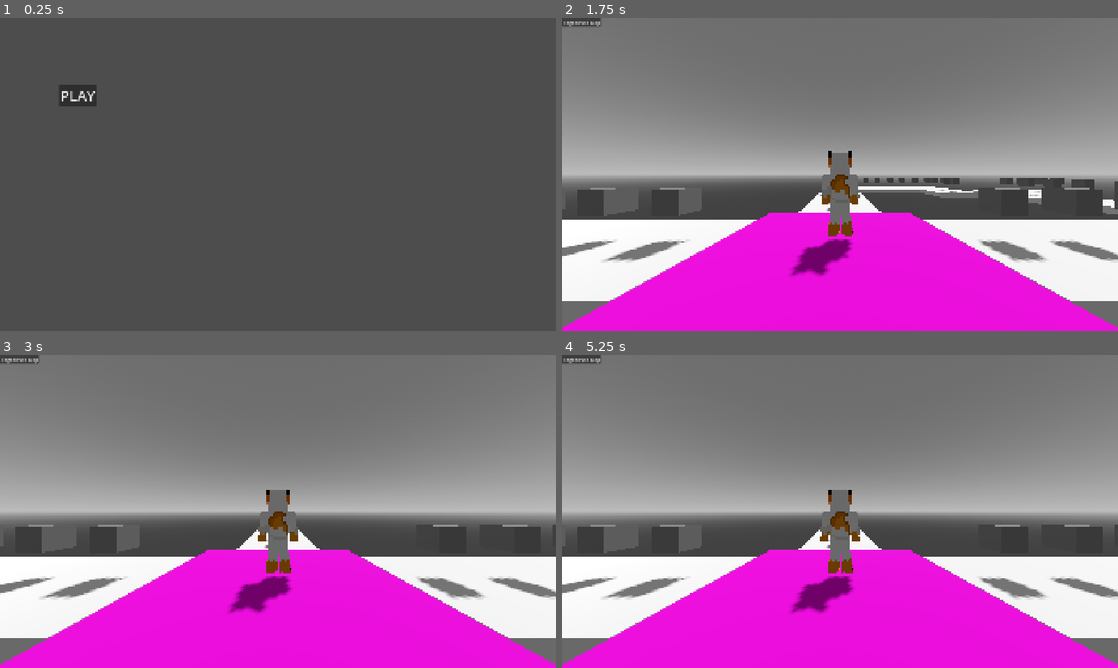
Above: before the commit, frames 1-4 (two rows, left to right).
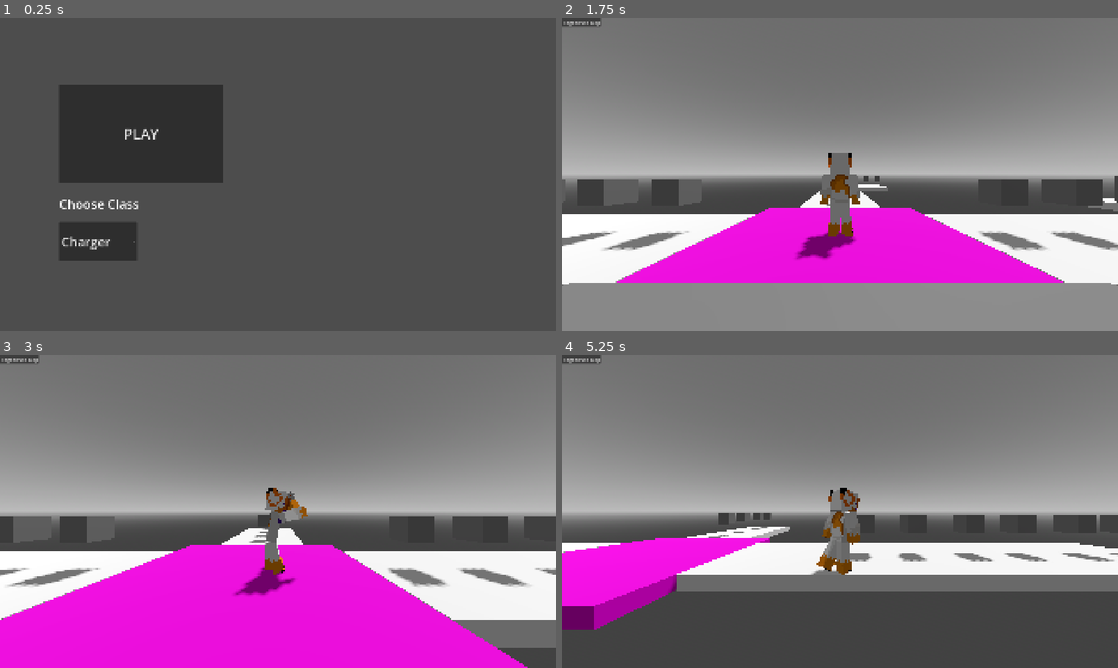
Above: after the commit, the same moments.

Repository: RayTK09/NullscapeFadingWorld
Game: Godot game, scene res://scenes/menu.tscn
Two runs of this game, one before a commit and one after it. Both use one fixed random seed, a clock stepped at 60 frames per second and the inputs below.
Inputs (mouse positions are in pixels of both pictures, inside the frame that each line leads up to):
- Up to frame 1 (0.25 s): no input
- Up to frame 2 (1.75 s): click (662, 240) at 0.5 s, where only the run after the commit has a clickable "Charger"; click "PLAY" at 1.25 s
- Up to frame 3 (3 s): click "Regenerate Map" at 2 s; tap Enter at 2.75 s; move the mouse to (400, 495) at 2.77 s; hold D (Right) from 2.78 s (still down); hold E (Ability) from 2.78 s (still down); click (400, 495) at 2.92 s
- Up to frame 4 (5.25 s): tap Space (Jump) at 3.02, 3.05, 3.32, 3.6, 3.77, 4.07, 4.55 s; move the mouse to (728, 527) at 3.52 s; release D (Right) at 3.53 s; release E (Ability) at 3.53 s; hold S (Backward) 3.53-4.28 s; tap E (Ability) at 3.8 s; move the mouse to (895, 442) at 4.27 s; hold D (Right) 4.28-5.03 s; hold E (Ability) 4.28-5.03 s; move the mouse to (812, 574) at 5.02 s; hold W (Forward) from 5.03 s (still down); tap N (unlock Mouse) at 5.1 s; click (812, 574) at 5.17 s

The runs differ from the first frame. In frame 1, 11% of the frame differs, in the area x 10-41%, y 21-78%; in frame 2, 24%; in frame 3, 13%; in frame 4, 40%, in the area x 0-100%, y 42-100%.

Commit message:
you can change classes in the menu now

Diff:
--- a/scenes/Tiles/spawn.tscn
+++ b/scenes/Tiles/spawn.tscn
@@ -78,6 +78,7 @@
 
 [node name="Player" parent="." unique_id=1641364127 instance=ExtResource("1_nshhi")]
 transform = Transform3D(0.8, 0, 0, 0, 0.8, 0, 0, 0, 0.8, 0, 0.33, 0)
+playerClass = 0
 
 [node name="activeTiles" type="Node3D" parent="." unique_id=305303666]
 
--- a/scenes/menu.tscn
+++ b/scenes/menu.tscn
@@ -1,6 +1,9 @@
 [gd_scene format=3 uid="uid://dny40e0dhlcy"]
 
 [ext_resource type="Script" uid="uid://c7r2r2h3xk02h" path="res://scripts/menu.gd" id="1_yqeox"]
+
+[sub_resource type="LabelSettings" id="LabelSettings_2qw5g"]
+font_size = 44
 
 [node name="Menu" type="Node3D" unique_id=243868783]
 script = ExtResource("1_yqeox")
@@ -15,9 +18,31 @@
 layout_mode = 0
 offset_left = 204.0
 offset_top = 229.0
-offset_right = 251.0
-offset_bottom = 260.0
+offset_right = 771.93506
+offset_bottom = 568.0
 theme_override_font_sizes/font_size = 50
 text = "PLAY"
 
+[node name="OptionButton" type="OptionButton" parent="Control" unique_id=2012207828]
+layout_mode = 0
+offset_left = 204.0
+offset_top = 704.0
+offset_right = 474.0
+offset_bottom = 839.0
+theme_override_font_sizes/font_size = 44
+selected = 0
+item_count = 2
+popup/item_0/text = "Charger"
+popup/item_0/id = 0
+popup/item_1/text = "Diver"
+popup/item_1/id = 1
+
+[node name="Label" type="Label" parent="." unique_id=1238568777]
+offset_left = 204.0
+offset_top = 611.0
+offset_right = 480.0
+offset_bottom = 672.0
+text = "Choose Class"
+label_settings = SubResource("LabelSettings_2qw5g")
+
 [connection signal="pressed" from="Control/Button" to="." method="_on_button_pressed"]
--- a/scenes/player.tscn
+++ b/scenes/player.tscn
@@ -47,5 +47,5 @@
 player = NodePath("..")
 
 [node name="Ability" type="Timer" parent="." unique_id=1713719182]
-wait_time = 5.0
+wait_time = 3.0
 one_shot = true
--- a/scripts/global.gd
+++ b/scripts/global.gd
@@ -6,3 +6,4 @@
 @export var playerClass : int = 1
 @export var currentLevel : int = 1
 @export var collectedGifts : int = 0
+@export var chooseClass : int = 0
--- a/scripts/menu.gd
+++ b/scripts/menu.gd
@@ -1,5 +1,9 @@
 extends Node3D
+
+@onready var globals : global = get_node("/root/Global")
+@onready var chooseClass := $Control/OptionButton
 
 
 func _on_button_pressed() -> void:
+	globals.chooseClass = chooseClass.get_selected_id()
 	get_tree().change_scene_to_file("res://scenes/Tiles/spawn.tscn")
--- a/scripts/playerScripts/Player.gd
+++ b/scripts/playerScripts/Player.gd
@@ -48,6 +48,7 @@
 
 func _ready() -> void:
 	camera.fov = globals.playerFov
+	playerClass = globals.chooseClass
 
 
 func _input(event: InputEvent) -> void:
@@ -102,6 +103,7 @@
 			if classes.isCharging and classes.abilityTimer.is_stopped():
 				classes.abilityTimer.start()
 				classes.isCharging = false
+				maxSpeed = 3.0
 
 		#diver jump
 		if classes.hasDived and !classes.diverJumped and Input.is_action_just_pressed("Jump"):
@@ -166,7 +168,8 @@
 			maxSpeed = DEFAULTSPEED
 			setVelocityLatch = false
 
-		print(maxSpeed)
+		#print(maxSpeed)
+		#print(airAcceleration)
 
 
 		#AIR CONTROL
@@ -185,9 +188,7 @@
 
 		if velocity.x <= 3 and velocity.x >= -3:
 			accelerationMod = 0
-			classes.isCharging = false
 		if velocity.z <= 3 and velocity.z >= -3:
-			classes.isCharging = false
 			accelerationMod = 0
 
 		move_and_slide()
--- a/scripts/playerScripts/playerClass.gd
+++ b/scripts/playerScripts/playerClass.gd
@@ -17,13 +17,15 @@
 
 
 func _physics_process(delta: float) -> void:
+	#print(abilityTimer.time_left)
+
 	if player.is_on_floor() and diverJumped:
 		hasDived = false
 		diverJumped = false
 	if Input.is_action_pressed("Ability") and !player.stop:
 		match player.playerClass:
 			classType.CHARGER:
-				if abilityTimer.is_stopped():
+				if abilityTimer.is_stopped() and player.is_on_floor():
 					player.maxSpeed = 15
 					player.accelerationMod = 30
 					player.setAnimation = player.state.CHARGE
@@ -40,6 +42,7 @@
 					if Input.is_action_pressed("Right"):
 						player.targetAngle -= deg_to_rad(0.2)
 						player.lastDir = player.lastDir.rotated(Vector3(0, 1, 0), deg_to_rad(-0.1))
+
 			classType.DIVER:
 				if !hasDived and player.velocity:
 					player.speedMultiplier = 2.4
@@ -62,8 +65,6 @@
 	else:
 		match  player.playerClass:
 			classType.CHARGER:
-				if Input.is_action_just_released("Ability") and isCharging:
-					abilityTimer.start()
 				player.maxSpeed = 3
 				if player.velocity.x > 3 or player.velocity.x < -3:
 					player.accelerationMod = 10
@@ -71,6 +72,10 @@
 				if player.velocity.z > 3 or player.velocity.z < -3:
 					player.accelerationMod = 10
 					player.velocity.z = move_toward(player.velocity.z , 0, player.accelerationMod * delta)
+				if (player.velocity.x < 3 or player.velocity.x > -3) and (player.velocity.z < 3 or player.velocity.z > -3) and isCharging:
+					isCharging = false
+					abilityTimer.start()
+
 			classType.DIVER:
 				if diverJumped and player.is_on_floor():
 					hasDived = false
--- a/scripts/spawn.gd
+++ b/scripts/spawn.gd
@@ -17,7 +17,7 @@
 
 @export var player : player
 
-var tileLimit : int = 30
+var tileLimit : int = 3
 var tileTypes : Array
 var rng = RandomNumberGenerator.new()
 var maxGifts : int = 0
